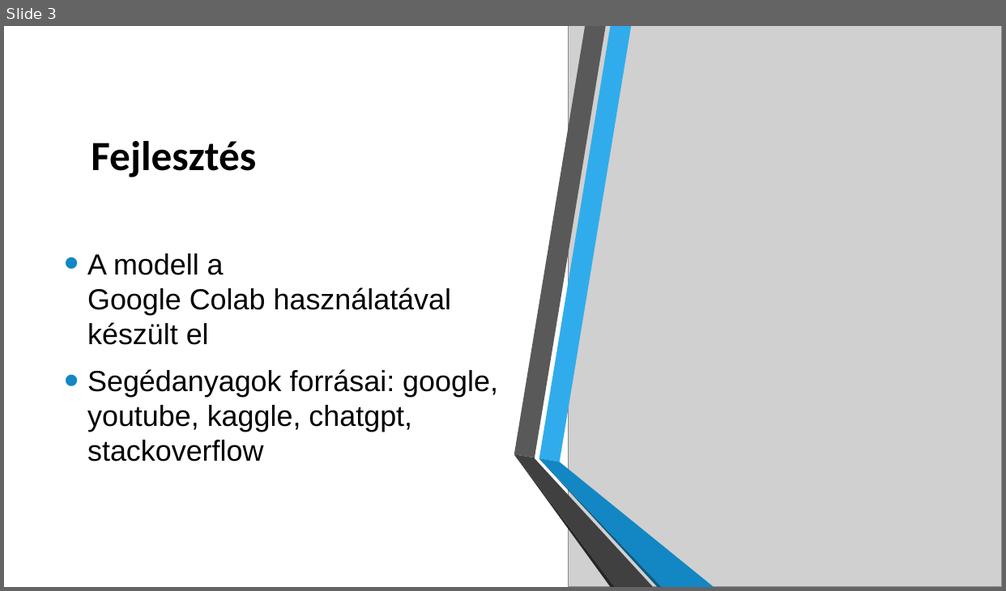
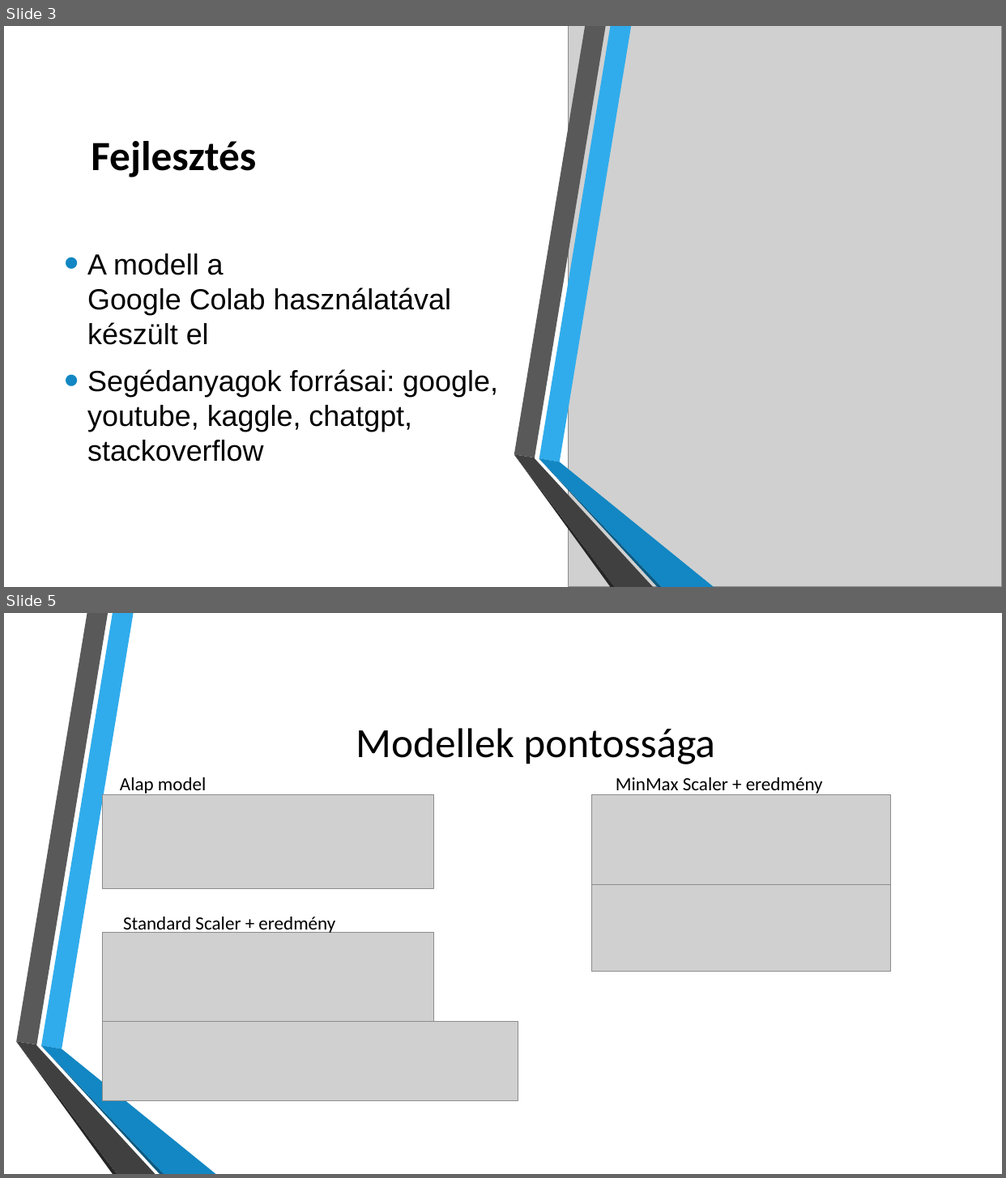
Before and after one commit to szklipy/F1_driver_standings_predictor, a slide deck: F1_driver_standings_predictor.pptx. Shown one above the other, each under a label of ours: slide 3 before the commit, slides 3 and 5 after it; the slides between them are not shown. The pictures are 1006x591 and 1006x1178 pixels, drawn with LibreOffice and Linux fonts; fonts in the diff are those of the drawing; grey boxes stand for pictures; background and template pictures are left out. Boxes give left, top, right and bottom in pixels: in the first picture for what was removed or moved away, otherwise in the second. Text is boxed around its words. In the diff, an @@ line names an element or a change of style, - is before the commit and + after.

```diff
--- a/F1_driver_standings_predictor.pptx
+++ b/F1_driver_standings_predictor.pptx
@@ slide 5 added at (4, 613, 1002, 1174), background picture (left out); not listed: 6 template elements that a slide beside it also shows @@
@@ title added at (356, 728, 715, 764), 40 pt, text #000000 @@
+Modellek pontossága
@@ text added at (120, 777, 206, 795), 18 pt, text #000000 @@
+Alap model
@@ text added at (616, 777, 823, 795), 18 pt, text #000000 @@
+MinMax Scaler + eredmény
@@ picture added at (103, 795, 434, 888) @@
@@ picture added at (592, 795, 890, 885) @@
@@ picture added at (592, 884, 890, 973) @@
@@ text added at (123, 917, 335, 935), 18 pt, text #000000 @@
+Standard Scaler + eredmény
@@ picture added at (103, 932, 434, 1022) @@
@@ picture added at (103, 1022, 518, 1101) @@
```
Also in this commit, not shown: 3 slides changed, 2 other slides added.
